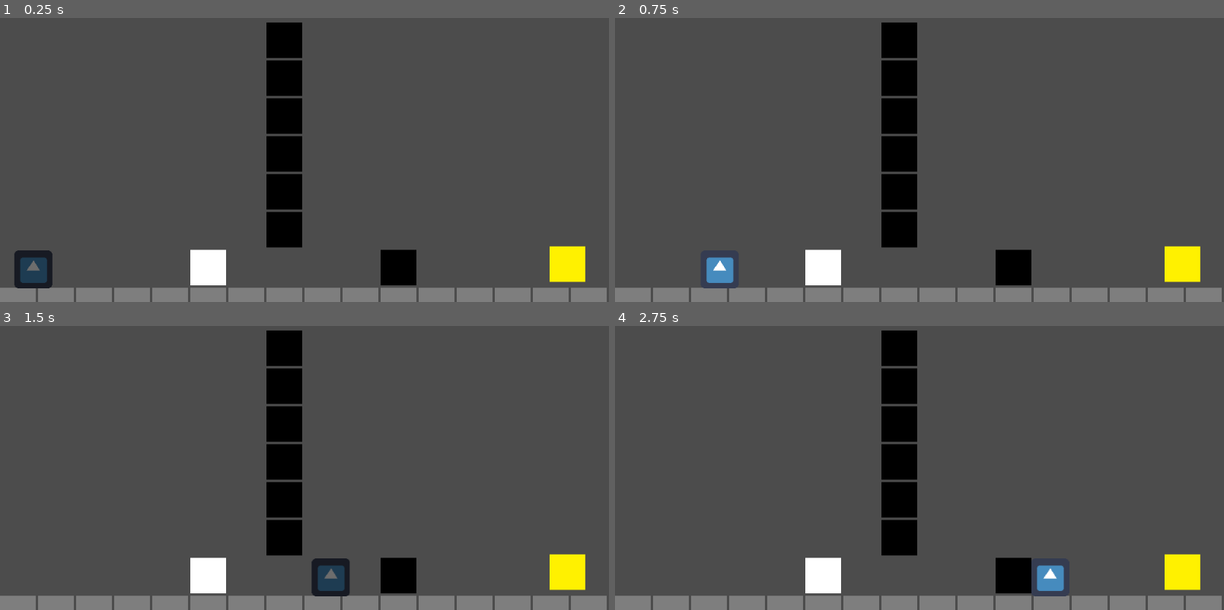
Above: before the commit, frames 1-4 (two rows, left to right).
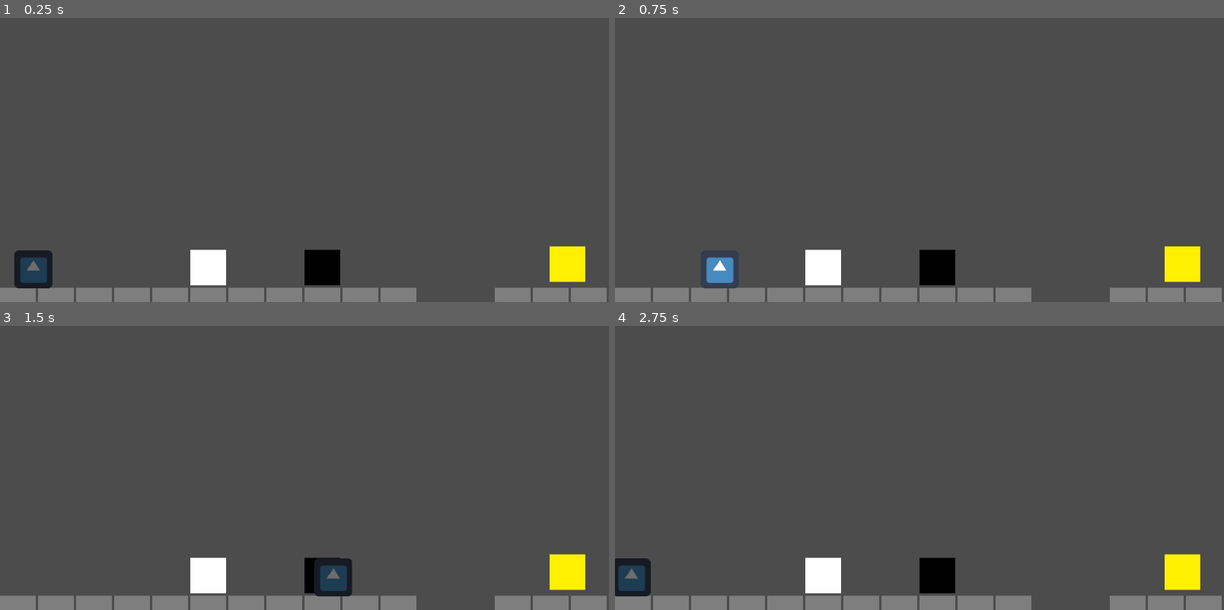
Above: after the commit, the same moments.

Repository: renzoventura/Relit
Game: Godot game, scene res://Scenes/levels/TemplateLevel.tscn
Same seed, same stepped clock (60 frames per second), same inputs: the game is played once before the commit and once after it. This scene is started directly instead of the project's main scene. The engine's default icon, where the game draws it, is replaced by a stand-in: a white triangle on a blue panel in a dark square.
Inputs:
- Up to frame 1 (0.25 s): no input
- Up to frame 2 (0.75 s): tap Enter at 0.5 s; hold D (right) from 0.53 s (still down); tap Q (toggle_form) at 0.6 s
- Up to frame 3 (1.5 s): keep holding D (right); tap W (jump) at 0.77 s; tap Q (toggle_form) at 1.35 s
- Up to frame 4 (2.75 s): tap W (jump) at 1.52 s; release D (right) at 2.03 s; hold A (left) from 2.03 s (still down); tap Q (toggle_form) at 2.1 s

The runs differ from the first frame. In frame 1, 6.5% of the frame differs, in the area x 43-81%, y 1-100%; in frame 2, 6.5%; in frame 3, 6.2%; in frame 4, 7.7%, in the area x 0-81%, y 1-100%.

Commit message:
Reset level feature and death detector when out of bounds

Diff:
--- /dev/null
+++ b/Scenes/Hazards/DeathDetector.gd
@@ -0,0 +1,5 @@
+extends Area2D
+
+func _on_DeathDetector_body_entered(body):
+	if(body.name == "Player" and body.has_method("hurt")):
+		body.hurt()
--- /dev/null
+++ b/Scenes/Hazards/DeathDetector.tscn
@@ -0,0 +1,14 @@
+[gd_scene load_steps=3 format=2]
+
+[ext_resource path="res://Scenes/Hazards/DeathDetector.gd" type="Script" id=1]
+
+[sub_resource type="RectangleShape2D" id=1]
+extents = Vector2( 39.1789, 12.4454 )
+
+[node name="DeathDetector" type="Area2D"]
+collision_layer = 16
+script = ExtResource( 1 )
+
+[node name="CollisionShape2D" type="CollisionShape2D" parent="."]
+shape = SubResource( 1 )
+[connection signal="body_entered" from="." to="." method="_on_DeathDetector_body_entered"]
--- a/Scenes/level/Gamestate.gd
+++ b/Scenes/level/Gamestate.gd
@@ -21,9 +21,12 @@
 	else:
 		get_tree().change_scene_to(get_level(next_index))
 
+func check_if_level_exist(var index: int):
+	var size = _order.size()
+	return index >= size
+
 func end_game():
 	get_tree().quit()
 
-func check_if_level_exist(var index: int):
-	var size = _order.size()
-	return index >= size
+func reset_level():
+	get_tree().reload_current_scene()
--- a/Scenes/levels/Level0.tscn
+++ b/Scenes/levels/Level0.tscn
@@ -9,3 +9,9 @@
 
 [node name="DarkMap" parent="." index="2"]
 tile_data = PoolIntArray(  )
+
+[node name="TileMap" parent="." index="3"]
+tile_data = PoolIntArray( -1, 0, 0, -65536, 0, 0, -65535, 0, 0, -65534, 0, 0, -65533, 0, 0, -65532, 0, 0, -65531, 0, 0, -65530, 0, 0, -65529, 0, 0, -65528, 0, 0, -65527, 0, 0, -65526, 0, 0, -65525, 0, 0, -65524, 0, 0, -65523, 0, 0, -65522, 0, 0, -65521, 0, 0, -65520, 0, 0, 65535, 0, 0, 16, 0, 0, 131071, 0, 0, 65552, 0, 0, 196607, 0, 0, 131088, 0, 0, 262143, 0, 0, 196624, 0, 0, 327679, 0, 0, 262160, 0, 0, 393215, 0, 0, 327696, 0, 0, 458751, 0, 0, 393232, 0, 0, 524287, 0, 0, 458768, 0, 0, 589823, 0, 0, 524304, 0, 0, 655359, 0, 0, 589824, 0, 0, 589825, 0, 0, 589826, 0, 0, 589827, 0, 0, 589828, 0, 0, 589829, 0, 0, 589830, 0, 0, 589831, 0, 0, 589832, 0, 0, 589833, 0, 0, 589834, 0, 0, 589835, 0, 0, 589836, 0, 0, 589837, 0, 0, 589838, 0, 0, 589839, 0, 0, 589840, 0, 0 )
+
+[node name="DeathDetector" parent="Hazards" index="0"]
+position = Vector2( 797.852, 655.172 )
--- a/Scenes/levels/Level2.tscn
+++ b/Scenes/levels/Level2.tscn
@@ -5,7 +5,7 @@
 [node name="Level2" instance=ExtResource( 1 )]
 
 [node name="LightMap" parent="." index="1"]
-tile_data = PoolIntArray( 262150, 0, 0, 262160, 0, 0, 327686, 0, 0, 393222, 0, 0, 458758, 0, 0, 524294, 0, 0 )
+tile_data = PoolIntArray( 262150, 0, 0, 262151, 0, 0, 262152, 0, 0, 262160, 0, 0, 327686, 0, 0, 327687, 0, 0, 327688, 0, 0, 393222, 0, 0, 393223, 0, 0, 393224, 0, 0, 458758, 0, 0, 458759, 0, 0, 458760, 0, 0, 524294, 0, 0, 524295, 0, 0, 524296, 0, 0 )
 
 [node name="DarkMap" parent="." index="2"]
 tile_data = PoolIntArray( 262154, 0, 0, 327690, 0, 0, 393226, 0, 0, 458762, 0, 0, 524298, 0, 0 )
--- a/Scenes/levels/TemplateLevel.tscn
+++ b/Scenes/levels/TemplateLevel.tscn
@@ -6,6 +6,7 @@
 [ext_resource path="res://Scenes/player/neutraltilemap.tres" type="TileSet" id=4]
 [ext_resource path="res://Scenes/environment/Portal.tscn" type="PackedScene" id=5]
 [ext_resource path="res://Scenes/level/Gamestate.gd" type="Script" id=6]
+[ext_resource path="res://Scenes/Hazards/DeathDetector.tscn" type="PackedScene" id=7]
 
 [node name="TemplateLevel" type="Node2D" groups=[
 "Gamestate",
@@ -29,13 +30,20 @@
 collision_layer = 4
 collision_mask = 0
 format = 1
-tile_data = PoolIntArray( 131079, 0, 0, 196615, 0, 0, 262151, 0, 0, 327687, 0, 0, 393223, 0, 0, 458759, 0, 0, 524298, 0, 0 )
+tile_data = PoolIntArray( 524296, 0, 0 )
 
 [node name="TileMap" type="TileMap" parent="."]
 tile_set = ExtResource( 4 )
 collision_layer = 8
 format = 1
-tile_data = PoolIntArray( -1, 0, 0, -65536, 0, 0, -65535, 0, …(593 unchanged characters)…  0, 0, 589833, 0, 0, 589834, 0, 0, 589835, 0, 0, 589836, 0, 0, 589837, 0, 0, 589838, 0, 0, 589839, 0, 0, 589840, 0, 0 )
+tile_data = PoolIntArray( -1, 0, 0, -65536, 0, 0, -65535, 0, …(593 unchanged characters)…  0, 0, 589833, 0, 0, 589834, 0, 0, 589837, 0, 0, 589838, 0, 0, 589839, 0, 0, 589840, 0, 0 )
 
-[node name="Portal" parent="." instance=ExtResource( 5 )]
+[node name="Hazards" type="Node" parent="."]
+
+[node name="DeathDetector" parent="Hazards" instance=ExtResource( 7 )]
+position = Vector2( 763.835, 622.319 )
+
+[node name="Portals" type="Node" parent="."]
+
+[node name="Portal" parent="Portals" instance=ExtResource( 5 )]
 position = Vector2( 954, 536 )
--- a/Scenes/player/Player.gd
+++ b/Scenes/player/Player.gd
@@ -68,11 +68,12 @@
 		$Camera2D/ParallaxBackground/ParallaxLayer/TextureRect.texture = load("res://assets/white_background.png")
 
 func _on_Area2D_body_entered(body):
-	#print("something entered cant toggle")
 	if body.name != "Player":
 		can_toggle = false
 
 func _on_Area2D_body_exited(body):
-	#print("something exited we can toggle")
 	if body.name != "Player":
 		can_toggle = true
+
+func hurt():
+	get_tree().call_group("Gamestate", "reset_level")
--- a/Scenes/player/Player.tscn
+++ b/Scenes/player/Player.tscn
@@ -45,6 +45,7 @@
 
 [node name="Area2D" type="Area2D" parent="."]
 visible = false
+collision_mask = 7
 
 [node name="CollisionShape2D2" type="CollisionShape2D" parent="Area2D"]
 visible = false
--- a/project.godot
+++ b/project.godot
@@ -53,6 +53,7 @@
 2d_physics/layer_2="Light"
 2d_physics/layer_3="Dark"
 2d_physics/layer_4="Tile"
+2d_physics/layer_5="Hazards"
 
 [rendering]
 
Not shown: 1 places in Scenes/levels/TemplateLevel.tscn that only renumber resources
